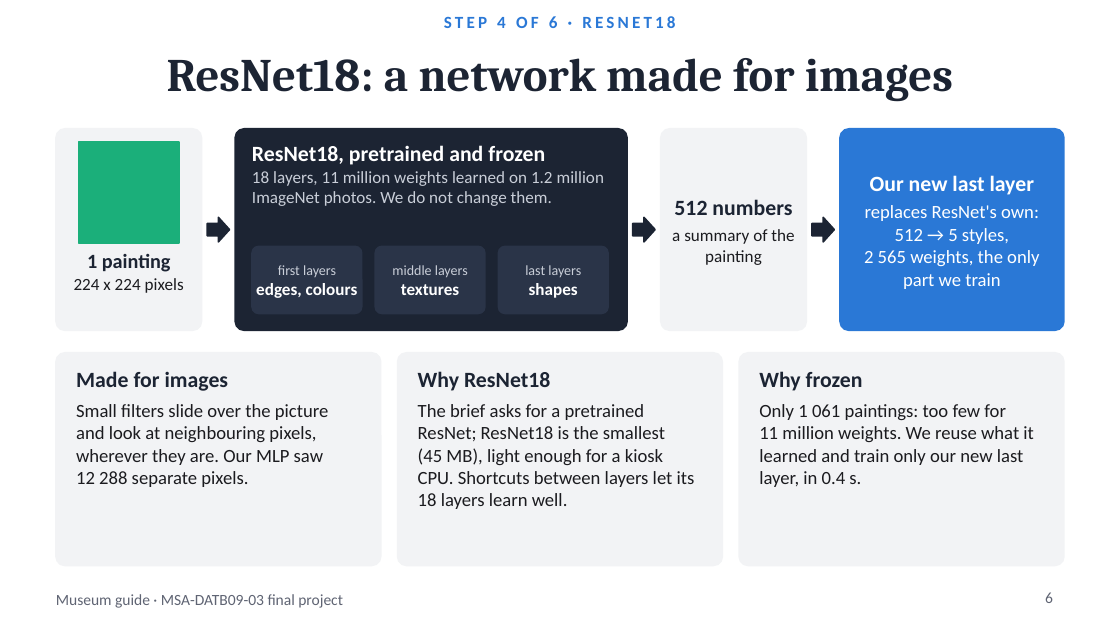
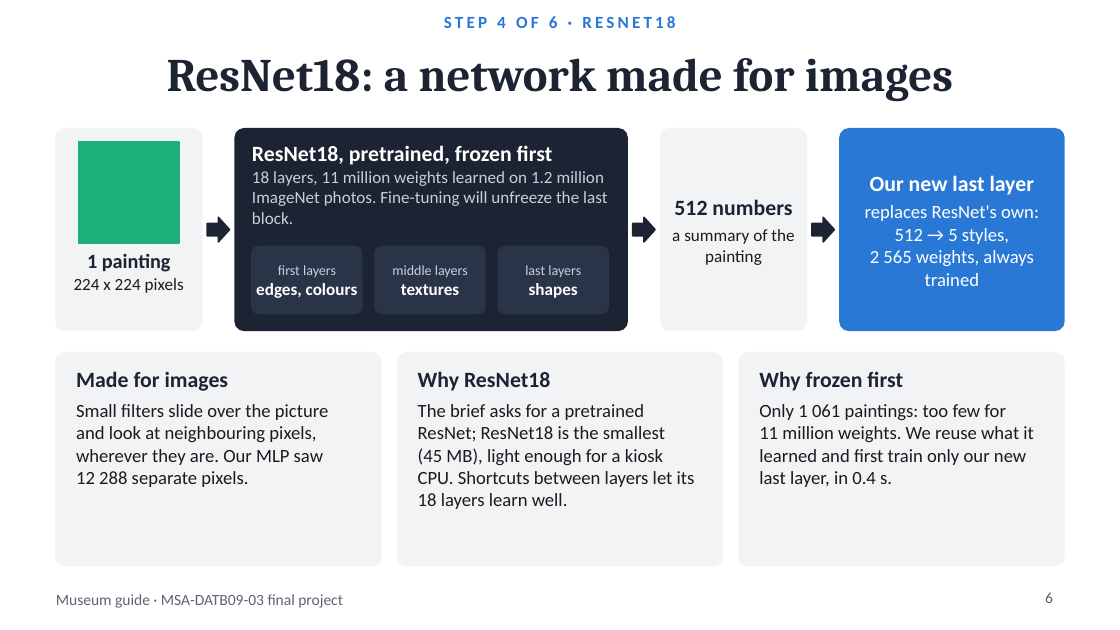
Before and after one commit to BenjaminAHS/neural-network-project, a slide deck: slide 6 of docs/museum_guide_presentation.pptx. Drawn at 1120x630 pixels with LibreOffice and Linux fonts; fonts in the diff are those of the drawing. Boxes give left, top, right and bottom in pixels: in the first picture for what was removed or moved away, otherwise in the second. Text is boxed around its words. In the diff, an @@ line names an element or a change of style, - is before the commit and + after.

Commit message:
Say that ResNet18 is frozen first and fine-tuned later on slide 6

```diff
--- a/docs/museum_guide_presentation.pptx
+++ b/docs/museum_guide_presentation.pptx
@@ text at bbox=[252, 145, 607, 224]: text changed @@
-ResNet18, pretrained and frozen
-18 layers, 11 million weights learned on 1.2 million ImageNet photos. We do not change them.
+ResNet18, pretrained, frozen first
+18 layers, 11 million weights learned on 1.2 million ImageNet photos. Fine-tuning will unfreeze the last block.
@@ text at bbox=[865, 205, 1039, 286]: text changed @@
-replaces ResNet's own: 512 → 5 styles, 2 565 weights, the only part we train
+replaces ResNet's own: 512 → 5 styles, 2 565 weights, always trained
@@ text at bbox=[759, 371, 1034, 487]: text changed @@
-Why frozen
-Only 1 061 paintings: too few for 11 million weights. We reuse what it learned and train only our new last layer, in 0.4 s.
+Why frozen first
+Only 1 061 paintings: too few for 11 million weights. We reuse what it learned and first train only our new last layer, in 0.4 s.
```
Also in this commit, not shown: 4 other files.
